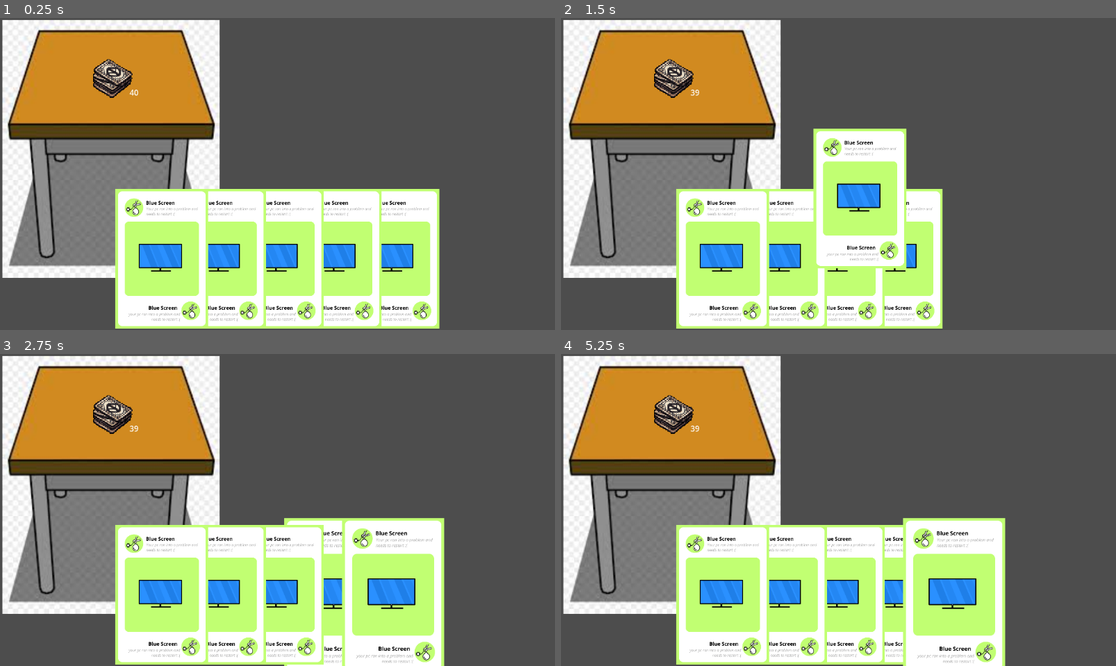
Above: before the commit, frames 1-4 (two rows, left to right).
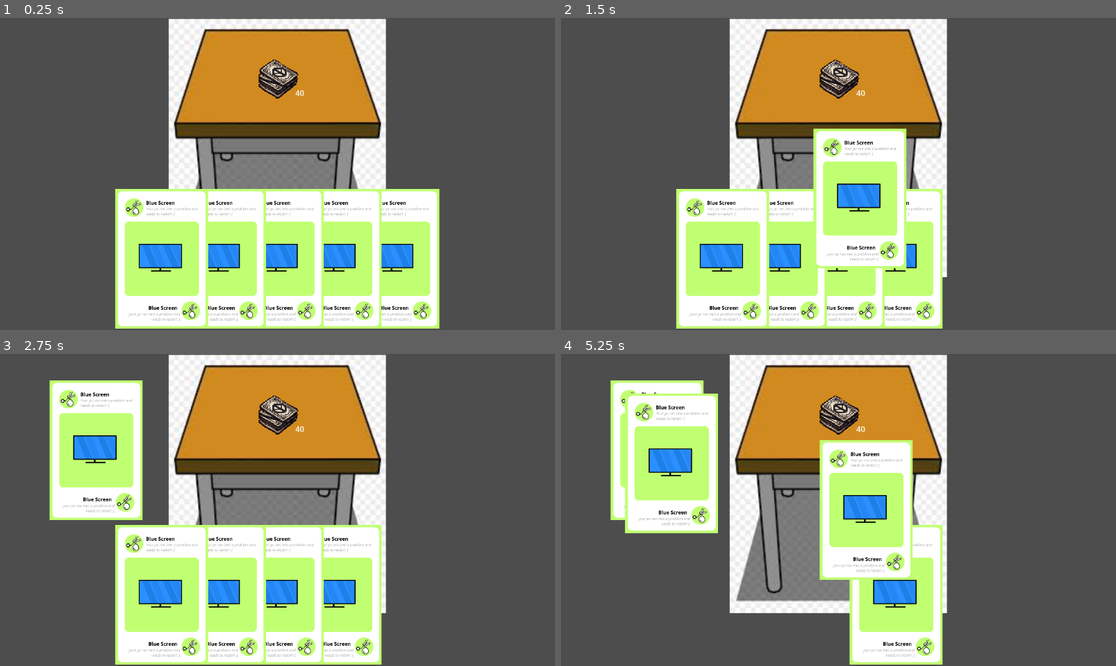
Above: after the commit, the same moments.

Repository: Thijs987/pse_onlycode
Game: Godot game, scene res://main.tscn
Same seed, same stepped clock (60 frames per second), same inputs: the game is played once before the commit and once after it.
Inputs (mouse positions are in pixels of both pictures, inside the frame that each line leads up to):
- Up to frame 1 (0.25 s): no input
- Up to frame 2 (1.5 s): tap Enter at 0.5 s; drag from (672, 77) to (955, 258) at 0.52 s; drag from (955, 258) to (672, 77) at 1.27 s
- Up to frame 3 (2.75 s): move the mouse to (333, 594) at 2.02 s; click (333, 594) at 2.17 s
- Up to frame 4 (5.25 s): tap Space at 2.75 s; drag from (838, 594) to (672, 463) at 2.77 s; drag from (783, 594) to (866, 510) at 3.52 s; drag from (721, 594) to (894, 594) at 4.27 s; move the mouse to (866, 510) at 5.02 s; click (866, 510) at 5.17 s

The runs differ from the first frame. In frame 1, 41% of the frame differs, in the area x 0-70%, y 0-84%; in frame 2, 38%; in frame 3, 49%; in frame 4, 64%, in the area x 0-81%, y 0-100%.
Error before the commit: Invalid access to property or key 'movable' on a base object of type 'Node2D'. (res://card_logic.gd:33)

Commit message:
bug fixes from merging

Diff:
--- a/frontend/Main.tscn
+++ b/frontend/Main.tscn
@@ -5,31 +5,35 @@
 [ext_resource type="Texture2D" uid="uid://bglcmj03jm8lb" path="res://Card_deck_sprite.png" id="2_0xm2m"]
 [ext_resource type="Script" uid="uid://bgyrd0wawaoio" path="res://area_2d.gd" id="2_h2yge"]
 [ext_resource type="Script" uid="uid://ci0dswu4sau8w" path="res://player_hand.gd" id="3_r0du0"]
+[ext_resource type="Script" uid="uid://dis0yyp8e3chk" path="res://input_manager.gd" id="6_7mycd"]
 
 [sub_resource type="RectangleShape2D" id="RectangleShape2D_1bvp3"]
 size = Vector2(89, 88)
 
-[node name="Node2D" type="Node2D" unique_id=1499448830]
+[node name="blalba" type="Node2D" unique_id=1499448830]
 
 [node name="Tafel" type="Sprite2D" parent="." unique_id=950271474]
-position = Vector2(230.99998, 271.99997)
+position = Vector2(575.99994, 270)
 scale = Vector2(2.1893203, 2.1893206)
 texture = ExtResource("1_ig7tw")
 
-[node name="Pile_area" type="Area2D" parent="." unique_id=1734952556]
-position = Vector2(235, 274)
+[node name="Pile" type="Node2D" parent="." unique_id=738463849]
+
+[node name="Pile_area" type="Area2D" parent="Pile" unique_id=1734952556]
+position = Vector2(579, 275)
+collision_mask = 2
 script = ExtResource("2_h2yge")
 
-[node name="Pile" type="Sprite2D" parent="Pile_area" unique_id=337770192]
+[node name="Pile" type="Sprite2D" parent="Pile/Pile_area" unique_id=337770192]
 position = Vector2(-2.0000002, -150.00002)
 scale = Vector2(0.08100327, 0.08100327)
 texture = ExtResource("2_0xm2m")
 
-[node name="CollisionShape2D" type="CollisionShape2D" parent="Pile_area" unique_id=875606098]
+[node name="CollisionShape2D" type="CollisionShape2D" parent="Pile/Pile_area" unique_id=875606098]
 position = Vector2(-4, -150)
 shape = SubResource("RectangleShape2D_1bvp3")
 
-[node name="CounterLabel" type="Label" parent="Pile_area" unique_id=293749745]
+[node name="CounterLabel" type="Label" parent="Pile/Pile_area" unique_id=293749745]
 offset_left = 34.0
 offset_top = -131.0
 offset_right = 74.0
@@ -41,3 +45,6 @@
 
 [node name="PlayerHand" type="Node2D" parent="." unique_id=1343786011]
 script = ExtResource("3_r0du0")
+
+[node name="InputManager" type="Node2D" parent="." unique_id=174033307]
+script = ExtResource("6_7mycd")
--- a/frontend/card_logic.gd
+++ b/frontend/card_logic.gd
@@ -1,4 +1,6 @@
 extends Node2D
+
+const CARD_COLLISION_MASK = 1
 
 var screen_size
 var dragging_card
@@ -11,6 +13,7 @@
 func _ready() -> void:
 	screen_size = get_viewport_rect().size
 	hand_reference = $"../PlayerHand"
+	$"../InputManager".connect("left_mouse_release", on_left_mouse_release)
 
 var play_area = Vector2(0, 200)
 #Location of the play pile
@@ -23,29 +26,12 @@
 		dragging_card.position = Vector2(clamp(mouse_pos.x + card_offsetx, 0, screen_size.x),
 			clamp(mouse_pos.y + card_offsety, 0, screen_size.y))
 
-# Listens to mouse input to call events when pressed
-func _input(event):
-	if event is InputEventMouseButton and event.button_index == MOUSE_BUTTON_LEFT:
-		if event.is_pressed():
-			var card = check_for_card()
-			print(card)
-			if card != null:
-				if card.movable:
-					start_dragging(card)
-		else:
-			stop_dragging()
-
-		if event is InputEventMouseButton and event.button_index == MOUSE_BUTTON_LEFT:
-			if event.is_released():
-				var card = check_for_card()
-				if card != null:
-					play_card(card)
-
 ### HIER DE LOGICA VOOR HET SPELEN VAN EEN KAART
 func play_card(card):
 	if card.position.y < play_area.y:
 		card.position = play_pile
 		card.movable = false
+		highlight_card(card, false)
 
 func start_dragging(card):
 	card.scale = Vector2(1.0, 1.0)
@@ -56,7 +42,9 @@
 	card_offsety = card_pos.y - mouse_pos.y
 
 func stop_dragging():
-	if dragging_card:
+	if dragging_card and dragging_card.movable == true:
+		play_card(dragging_card)
+	elif dragging_card:
 		dragging_card.scale = Vector2(1.1, 1.1)
 		hand_reference.add_card_to_hand(dragging_card)
 	dragging_card = null
@@ -65,15 +53,19 @@
 	card.connect("hovered", hovered_over_card)
 	card.connect("hovered_away", hovered_away_card)
 
+func on_left_mouse_release():
+	stop_dragging()
+	var card = check_for_card()
+
 func hovered_over_card(card):
-	if !is_hovering:
+	if !is_hovering and card.movable == true:
 		is_hovering = true
 		highlight_card(card, true)
 
 func hovered_away_card(card):
 	highlight_card(card, false)
 	var check_card = check_for_card()
-	if check_card:
+	if check_card and card.movable == true:
 		highlight_card(check_card, true)
 	else:
 		is_hovering = false
--- /dev/null
+++ b/frontend/input_manager.gd
@@ -0,0 +1,43 @@
+extends Node2D
+
+signal left_mouse_pressed
+signal left_mouse_release
+
+const COLLISION_MASK_CARD = 1
+const COLLISION_MASK_PILE = 2
+
+var card_logic_reference
+var pile_reference
+
+# Called when the node enters the scene tree for the first time.
+func _ready() -> void:
+	card_logic_reference = $"../CardLogic"
+
+func _input(event):
+	if event is InputEventMouseButton and event.button_index == MOUSE_BUTTON_LEFT:
+		if event.is_pressed():
+			var mask_id = check_at_cursor()
+			emit_signal("left_mouse_pressed")
+		else:
+			var mask_id = check_at_cursor()
+			emit_signal("left_mouse_release")
+
+func check_at_cursor():
+	var space_state = get_world_2d().direct_space_state
+	var parameters = PhysicsPointQueryParameters2D.new()
+	parameters.position = get_global_mouse_position()
+	parameters.collide_with_areas = true
+	var result = space_state.intersect_point(parameters)
+	var result_size = result.size()
+	if result.size() > 0:
+		var result_collision_mask = result[0].collider.collision_mask
+		if result_collision_mask == COLLISION_MASK_CARD:
+			var card_found = result[0].collider.get_parent()
+			if card_found and card_found.movable:
+				card_logic_reference.start_dragging(card_found)
+		elif result_collision_mask == COLLISION_MASK_PILE:
+			pass
+
+# Called every frame. 'delta' is the elapsed time since the previous frame.
+func _process(delta: float) -> void:
+	pass
--- a/frontend/main.tscn
+++ b/frontend/main.tscn
@@ -5,31 +5,35 @@
 [ext_resource type="Texture2D" uid="uid://bglcmj03jm8lb" path="res://Card_deck_sprite.png" id="2_0xm2m"]
 [ext_resource type="Script" uid="uid://bgyrd0wawaoio" path="res://area_2d.gd" id="2_h2yge"]
 [ext_resource type="Script" uid="uid://ci0dswu4sau8w" path="res://player_hand.gd" id="3_r0du0"]
+[ext_resource type="Script" uid="uid://dis0yyp8e3chk" path="res://input_manager.gd" id="6_7mycd"]
 
 [sub_resource type="RectangleShape2D" id="RectangleShape2D_1bvp3"]
 size = Vector2(89, 88)
 
-[node name="Node2D" type="Node2D" unique_id=1499448830]
+[node name="blalba" type="Node2D" unique_id=1499448830]
 
 [node name="Tafel" type="Sprite2D" parent="." unique_id=950271474]
-position = Vector2(230.99998, 271.99997)
+position = Vector2(575.99994, 270)
 scale = Vector2(2.1893203, 2.1893206)
 texture = ExtResource("1_ig7tw")
 
-[node name="Pile_area" type="Area2D" parent="." unique_id=1734952556]
-position = Vector2(235, 274)
+[node name="Pile" type="Node2D" parent="." unique_id=738463849]
+
+[node name="Pile_area" type="Area2D" parent="Pile" unique_id=1734952556]
+position = Vector2(579, 275)
+collision_mask = 2
 script = ExtResource("2_h2yge")
 
-[node name="Pile" type="Sprite2D" parent="Pile_area" unique_id=337770192]
+[node name="Pile" type="Sprite2D" parent="Pile/Pile_area" unique_id=337770192]
 position = Vector2(-2.0000002, -150.00002)
 scale = Vector2(0.08100327, 0.08100327)
 texture = ExtResource("2_0xm2m")
 
-[node name="CollisionShape2D" type="CollisionShape2D" parent="Pile_area" unique_id=875606098]
+[node name="CollisionShape2D" type="CollisionShape2D" parent="Pile/Pile_area" unique_id=875606098]
 position = Vector2(-4, -150)
 shape = SubResource("RectangleShape2D_1bvp3")
 
-[node name="CounterLabel" type="Label" parent="Pile_area" unique_id=293749745]
+[node name="CounterLabel" type="Label" parent="Pile/Pile_area" unique_id=293749745]
 offset_left = 34.0
 offset_top = -131.0
 offset_right = 74.0
@@ -41,3 +45,6 @@
 
 [node name="PlayerHand" type="Node2D" parent="." unique_id=1343786011]
 script = ExtResource("3_r0du0")
+
+[node name="InputManager" type="Node2D" parent="." unique_id=174033307]
+script = ExtResource("6_7mycd")
Not shown, added: frontend/input_manager.gd.uid
